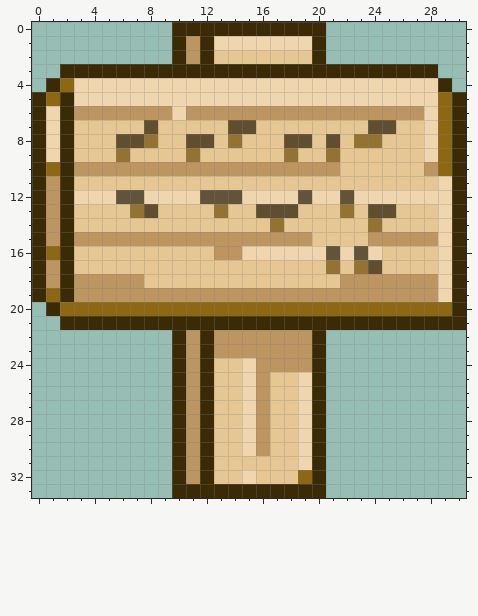
A pixel-art sprite gets an edit: Assets/Resources/Sprites/Sign1.png. This is how it looked before the edit.
The file is 31x34 pixels.
The same view after the edit:
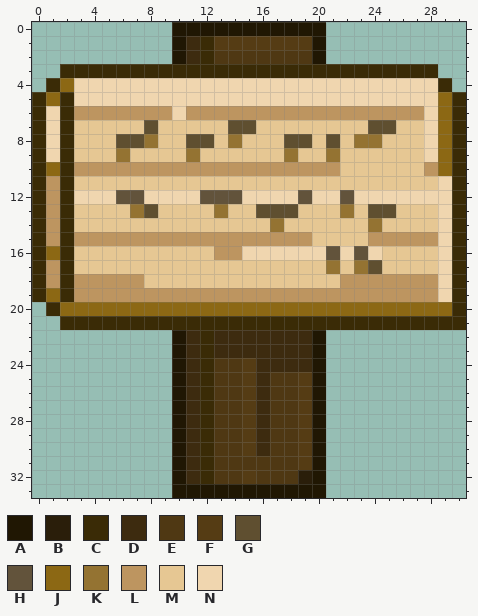
Palette (. is transparent): A #201703  B #2a1e0a  C #3a2b06  D #3d2b0f  E #4f3813  F #553c14  G #5f4f30  H #62533b  J #8c6814  K #947332  L #bd9560  M #e6c793  N #f0d6af
The exact change:
@@ x 8..22 @@
- 0 ..CCCCCCCCCCC..
- 1 ..CLCNNNNNNNC..
- 2 ..CLCMMMMMMMC..
+ 0 ..AAAAAAAAAAA..
+ 1 ..ADCFFFFFFFA..
+ 2 ..ADCEEEEEEEA..
  3 CCCCCCCCCCCCCCC
@@ x 8..22 @@
 21 CCCCCCCCCCCCCCC
-22 ..CLCLLLLLLLC..
-23 ..CLCLLLLLLLC..
-24 ..CLCMMNLLLLC..
-25 ..CLCMMNLMMNC..
-26 ..CLCMMNLMMNC..
-27 ..CLCMMNLMMNC..
-28 ..CLCMMNLMMNC..
-29 ..CLCMMNLMMNC..
-30 ..CLCMMNLMMNC..
-31 ..CLCMMMMMMNC..
-32 ..CLCMMNMMMJC..
-33 ..CCCCCCCCCCC..
+22 ..ADCDDDDDDDA..
+23 ..ADCDDDDDDDA..
+24 ..ADCEEFDDDDA..
+25 ..ADCEEFDEEFA..
+26 ..ADCEEFDEEFA..
+27 ..ADCEEFDEEFA..
+28 ..ADCEEFDEEFA..
+29 ..ADCEEFDEEFA..
+30 ..ADCEEFDEEFA..
+31 ..ADCEEEEEEFA..
+32 ..ADCEEFEEEBA..
+33 ..AAAAAAAAAAA..
Changed places in both pictures, as pixel boxes (x1, y1, x2, y2):
changed: (172, 22, 326, 64)
changed: (172, 330, 326, 498)
